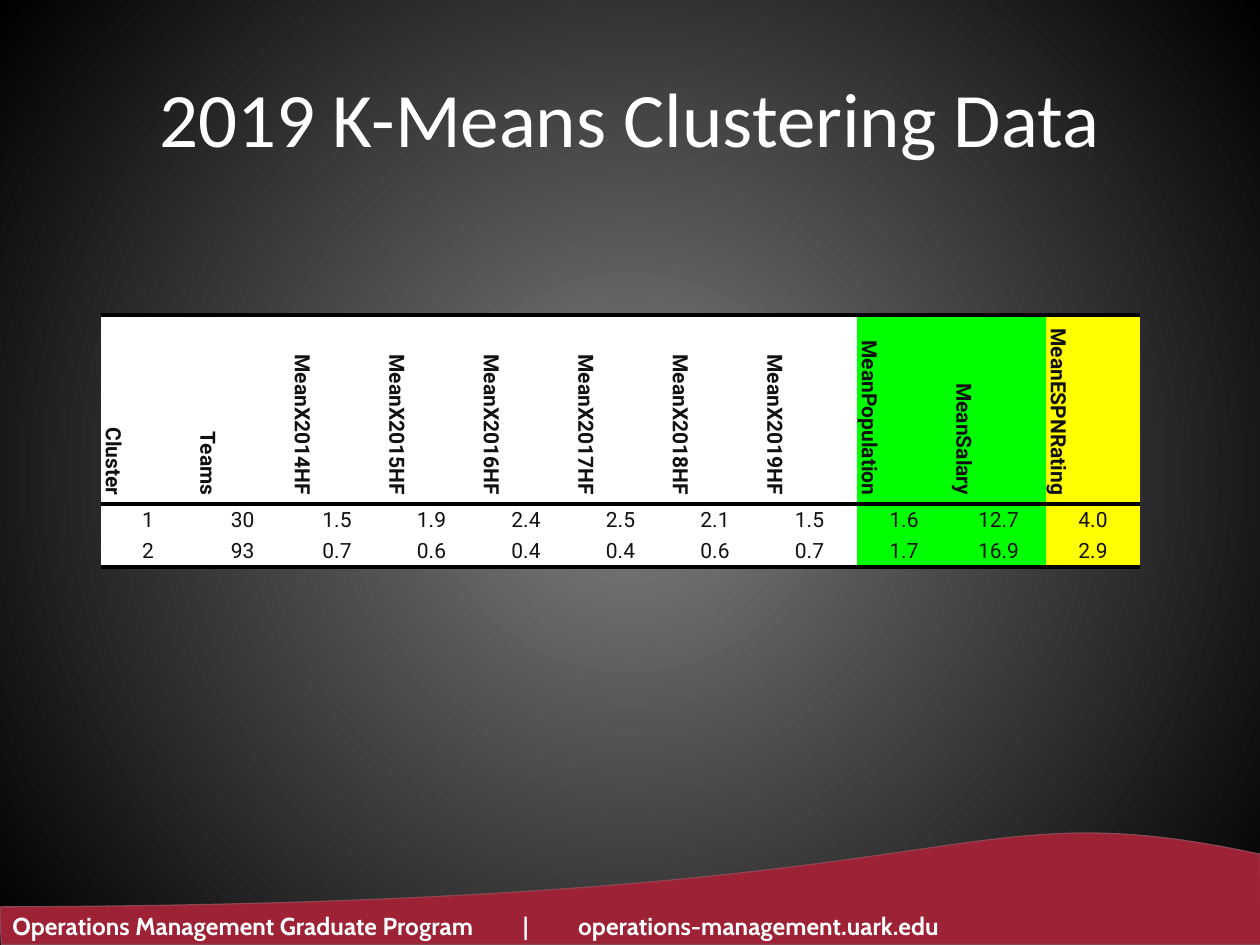
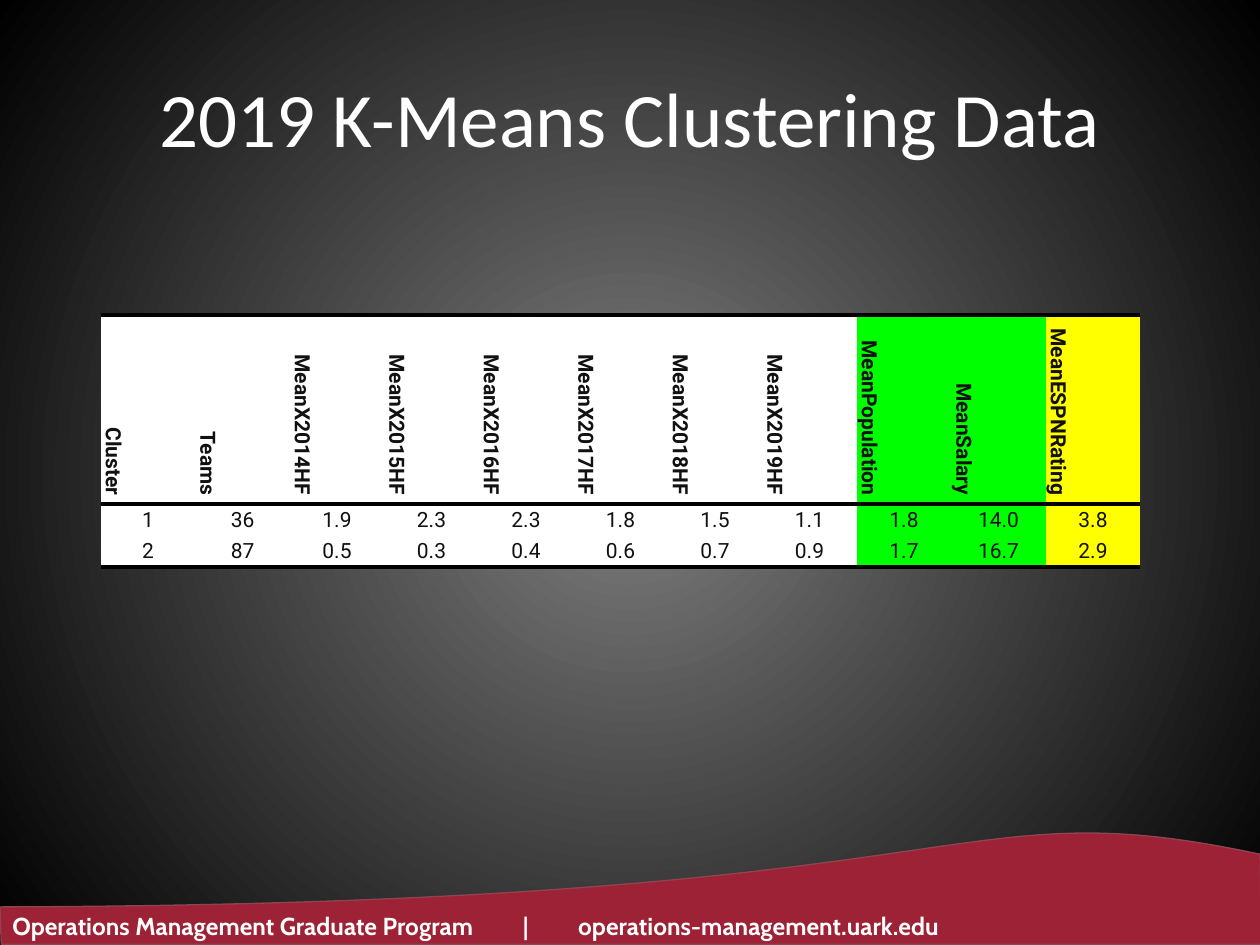
Before and after one commit to ltwalt/espnsports, a slide deck: slide 34 of Before Slide Moves - U of Ark.pptx. Drawn at 1260x945 pixels with LibreOffice and Linux fonts; fonts in the diff are those of the drawing; background and template pictures are left out. Boxes give left, top, right and bottom in pixels: in the first picture for what was removed or moved away, otherwise in the second. Text is boxed around its words. In the diff, an @@ line names an element or a change of style, - is before the commit and + after.

Commit message:
Small update to slides

```diff
--- a/Before Slide Moves - U of Ark.pptx
+++ b/Before Slide Moves - U of Ark.pptx
@@ table at bbox=[101, 315, 1140, 693] @@
-row 2: 1 | 30 | 1.5 | 1.9 | 2.4 | 2.5 | 2.1 | 1.5 | 1.6 | 12.7 | 4.0
+row 2: 1 | 36 | 1.9 | 2.3 | 2.3 | 1.8 | 1.5 | 1.1 | 1.8 | 14.0 | 3.8
-row 3: 2 | 93 | 0.7 | 0.6 | 0.4 | 0.4 | 0.6 | 0.7 | 1.7 | 16.9 | 2.9
+row 3: 2 | 87 | 0.5 | 0.3 | 0.4 | 0.6 | 0.7 | 0.9 | 1.7 | 16.7 | 2.9
```
Also in this commit, not shown: 3 other files.
